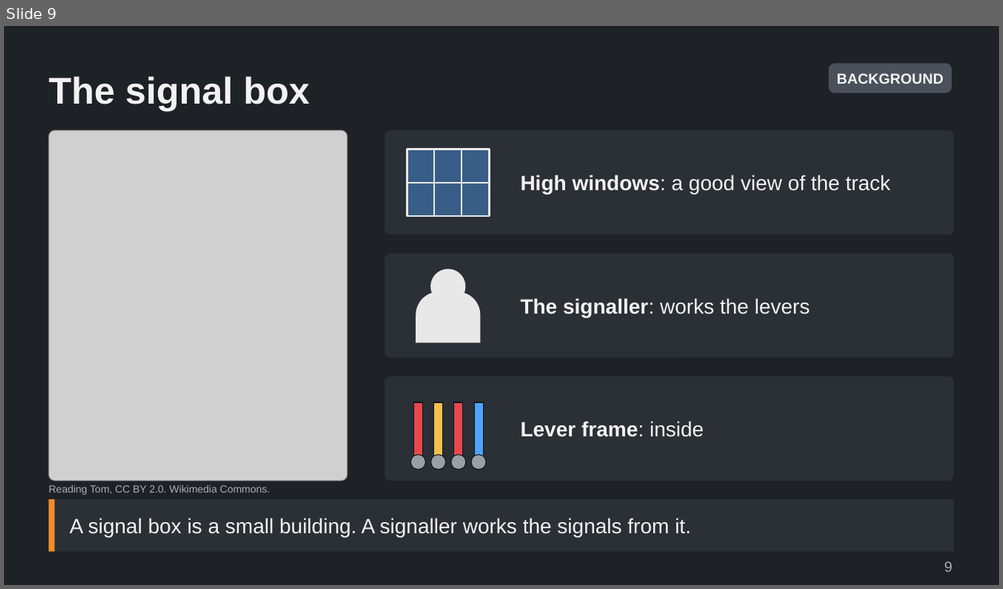
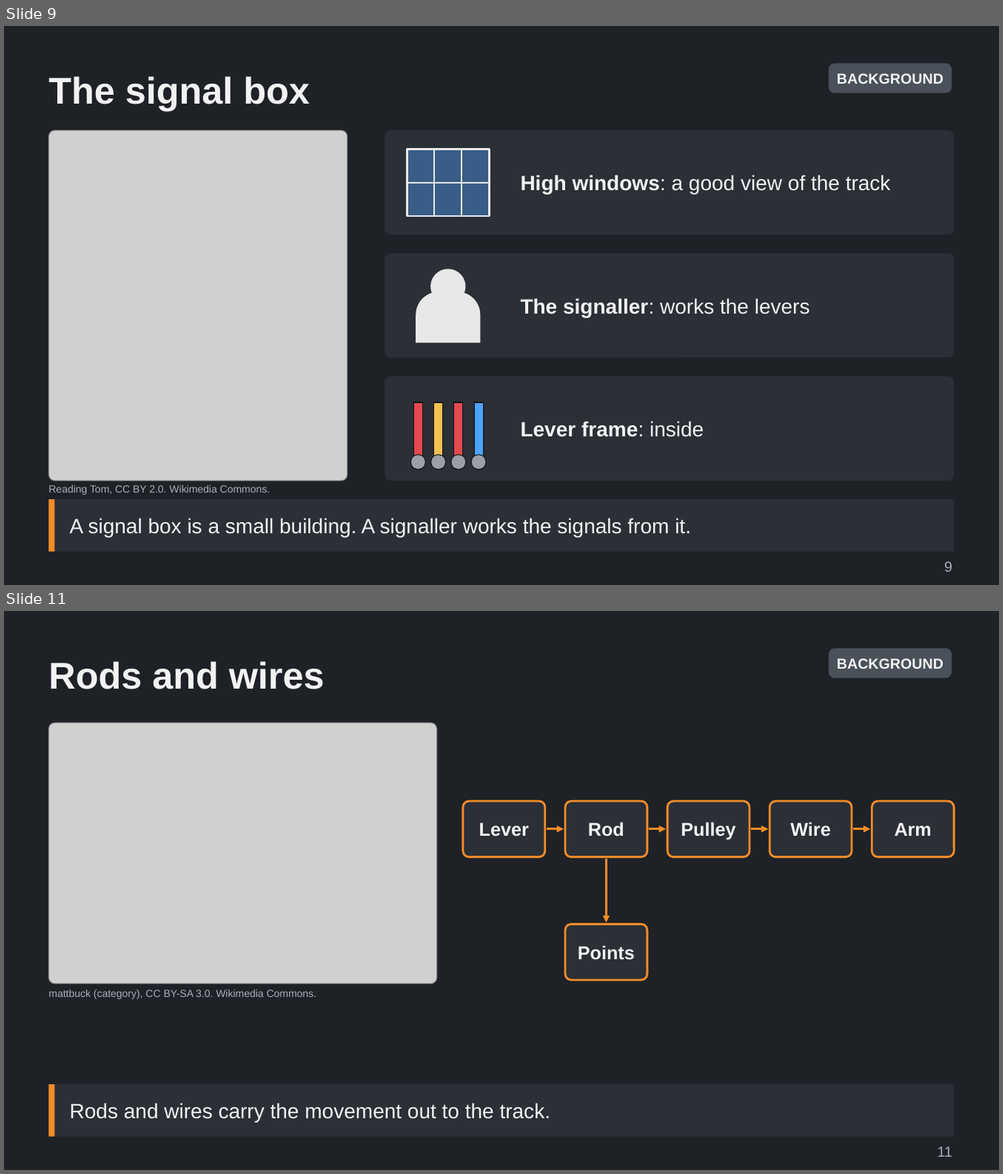
Before and after one commit to Tarenkookoo/Satisfactory---Early-Locomotion, a slide deck: Reporting/Claude Presents/Deck2_Signals/Signals_and_Signal_Boxes_Explained.pptx. Shown one above the other, each under a label of ours: slide 9 before the commit, slides 9 and 11 after it; the slides between them are not shown. The pictures are 1003x589 and 1003x1174 pixels, drawn with LibreOffice and Linux fonts; fonts in the diff are those of the drawing; grey boxes stand for pictures. Boxes give left, top, right and bottom in pixels: in the first picture for what was removed or moved away, otherwise in the second. Text is boxed around its words. In the diff, an @@ line names an element or a change of style, - is before the commit and + after.

```diff
--- a/Reporting/Claude Presents/Deck2_Signals/Signals_and_Signal_Boxes_Explained.pptx
+++ b/Reporting/Claude Presents/Deck2_Signals/Signals_and_Signal_Boxes_Explained.pptx
@@ slide 11 added at box(4, 611, 999, 1170), background #1E2126 @@
@@ rounded rectangle added at box(828, 648, 951, 678), fill #4A515B, 14 pt, text #F2F2F2, bold @@
+BACKGROUND
@@ title added at box(48, 661, 324, 689), 36 pt, text #F2F2F2, bold @@
+Rods and wires
@@ picture added at box(48, 723, 437, 984) @@
@@ group added at box(463, 801, 954, 980): 6 rounded rectangles, 5 arrows @@
+Lever
+Rod
+Pulley
+Wire
+Arm
+Points
@@ text added at box(48, 990, 316, 999), 10 pt, text #A9B0B8 @@
+mattbuck (category), CC BY-SA 3.0. Wikimedia Commons.
@@ rectangle added at box(48, 1085, 954, 1137), fill #2B2F36, 20 pt, text #F2F2F2 @@
+Rods and wires carry the movement out to the track.
@@ rectangle added at box(48, 1085, 55, 1137), fill #F28C28 @@
@@ text added at box(937, 1147, 952, 1157), 14 pt, text #A9B0B8 @@
+11
```
Also in this commit, not shown: 8 other slides added, 1 other file.
